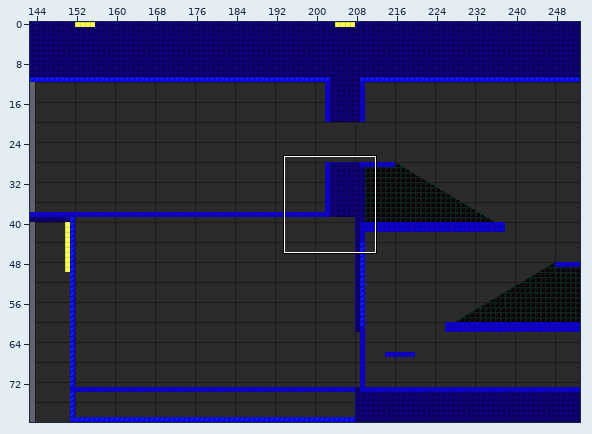
One commit to this Tiled map: src/Assets/Prototype/Scenes/upper_basement.tmx. Above: a wide view before the commit, with the close-up outlined.
Close-up. As it was:
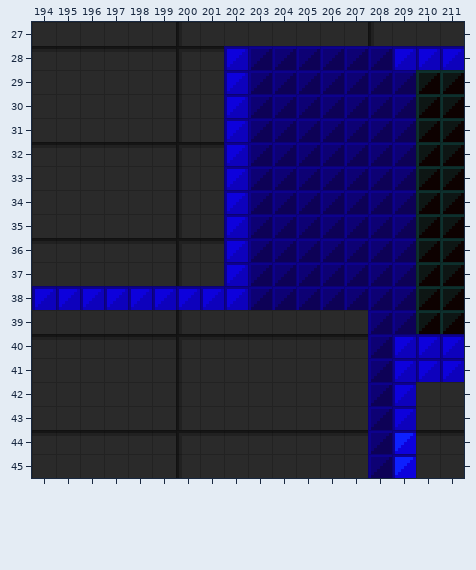
Cells are 8x8 px. Shown: x 194..211, y 27..45. The commit also changed other parts of the map, which this record leaves out.
And afterwards:
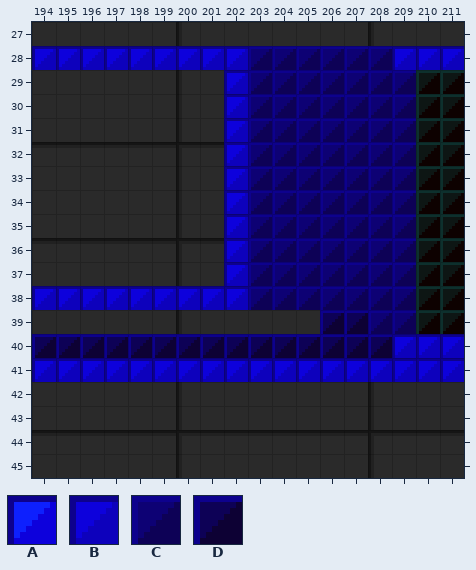
Key: from "Blocks_8x8": A 0, B 1, C 4, D 5.
_ is an empty cell.
From old to new:
{"where": "layer \"Real Platforms\""}
{"y":28,"x":194,"old":"________","new":"BBBBBBBB"}
{"y":39,"x":206,"old":"__","new":"DD"}
{"y":40,"x":194,"old":"______________C","new":"DDDDDDDDDDDDDDD"}
{"y":41,"x":194,"old":"______________C","new":"BBBBBBBBBBBBBBB"}
{"y":42,"x":208,"old":"CB","new":"__"}
{"y":43,"x":208,"old":"CB","new":"__"}
{"y":44,"x":208,"old":"CA","new":"__"}
{"y":45,"x":208,"old":"CA","new":"__"}
{"label":"added","picture_box":[32,46,224,70]}
{"label":"changed","picture_box":[32,310,416,478]}
